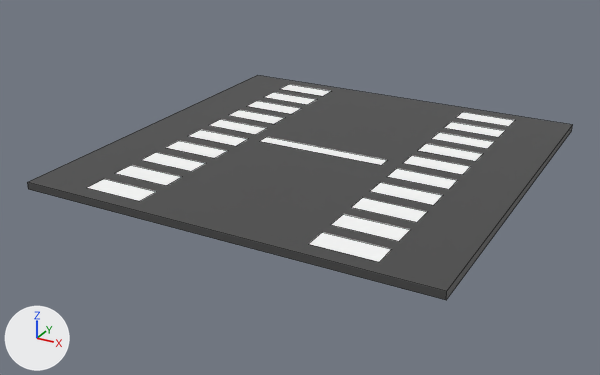
What one commit did to the FBX model FYPGame3/Assets/Art/Models/Roads/aft alp 2 dual zebra.fbx.
The view is the same before and after, from a camera (50 mm lens) standing at (8.82, -17.26, 7.58) and looking at (-0.36, -0.58, -0.76). Every picture has the same lights, and +X, +Y and +Z are marked at lower left. Mesh edges are drawn as thin lines. Where no turn or scale is listed for an object, it has been applied to the vertices.

The first picture shows 'aft_alp_roads_2_dual_zebra'.
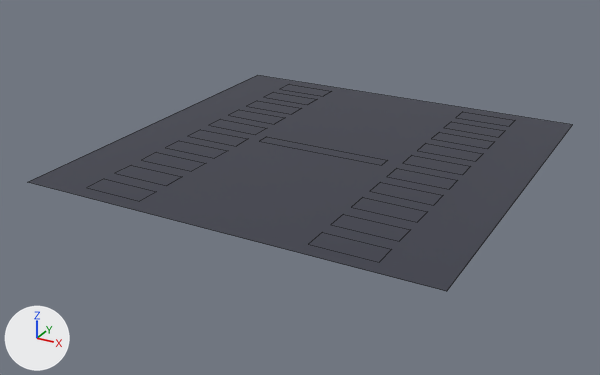
Pixel boxes (x1, y1, x2, y2) of what changed, in the pictures (600 x 375 px):
'aft_alp_roads_2_dual_zebra', reshaped: before (27, 75, 573, 300); after (28, 75, 572, 291)
part 1 of me_mesh, deleted (black): before (27, 125, 573, 300)
part 2 of me_mesh, recoloured (white to grey): (87, 84, 515, 262) in both
part 3 of me_mesh, recoloured: (28, 80, 572, 291) in both

Patch to the scene script:
```diff
--- a/FYPGame3/Assets/Art/Models/Roads/aft alp 2 dual zebra.fbx.py
+++ b/FYPGame3/Assets/Art/Models/Roads/aft alp 2 dual zebra.fbx.py
@@ img_textureatlas_a_png @@
+img_textureatlas_a_png = load_image('TextureAtlas_A.png', '../../Images/Textures/TextureAtlas_A.png', 1024, 1024, 'sRGB')
@@ mat_lambert23 @@
+mat_lambert23 = principled_material('lambert23')
+mat_lambert23.texture = img_textureatlas_a_png
@@ me_mesh @@
 # used by ob_aft_alp_roads_2_dual_zebra; location = (0.0, 0.0, 0.0)
 # verts and faces of me_mesh; kept vertices keep their numbers, new ones are numbered from 92
 # before: 28 (5.0, -5.0, -0.09) at pixel (446, 300), 29 (5.0, 5.0, -0.09) at pixel (571, 130), 30 (5.0, -5.0, 0.09) at pixel (446, 291), 31 (5.0, 5.0, 0.09) at pixel (572, 124), 32 (-5.0, -5.0, 0.09) at pixel (27, 182)
 # before: 33 (-5.0, 5.0, 0.09) at pixel (257, 75), 34 (-5.0, -5.0, -0.09) at pixel (28, 189), 35 (-5.0, 5.0, -0.09)
-me_mesh.from_pydata(...)  # 92 vertices, 26 faces; spans x -5.0..5.0, y -5.0..5.0, z -0.09..0.09
-me_mesh.materials.append(mat_lambert5)  # picture img_texture__alpha__png
+me_mesh.from_pydata(...)  # 88 vertices, 22 faces; spans x -5.0..5.0, y -5.0..5.0, z 0.09
+# me_mesh part 1
+delete_vertices([28, 29, 34, 35])  # with the faces that use them
+# me_mesh part 2: 21 faces spanning x -3.59..3.54, y -4.6..4.59, z 0.09 switch from mat_lambert11 (picture img_texture__alpha__png) to mat_lambert23 (picture img_textureatlas_a_png)
+# me_mesh part 3: 1 face spanning x -5.0..5.0, y -5.0..5.0, z 0.09 switches from mat_lambert5 (picture img_texture__alpha__png) to mat_lambert23 (picture img_textureatlas_a_png)
```
